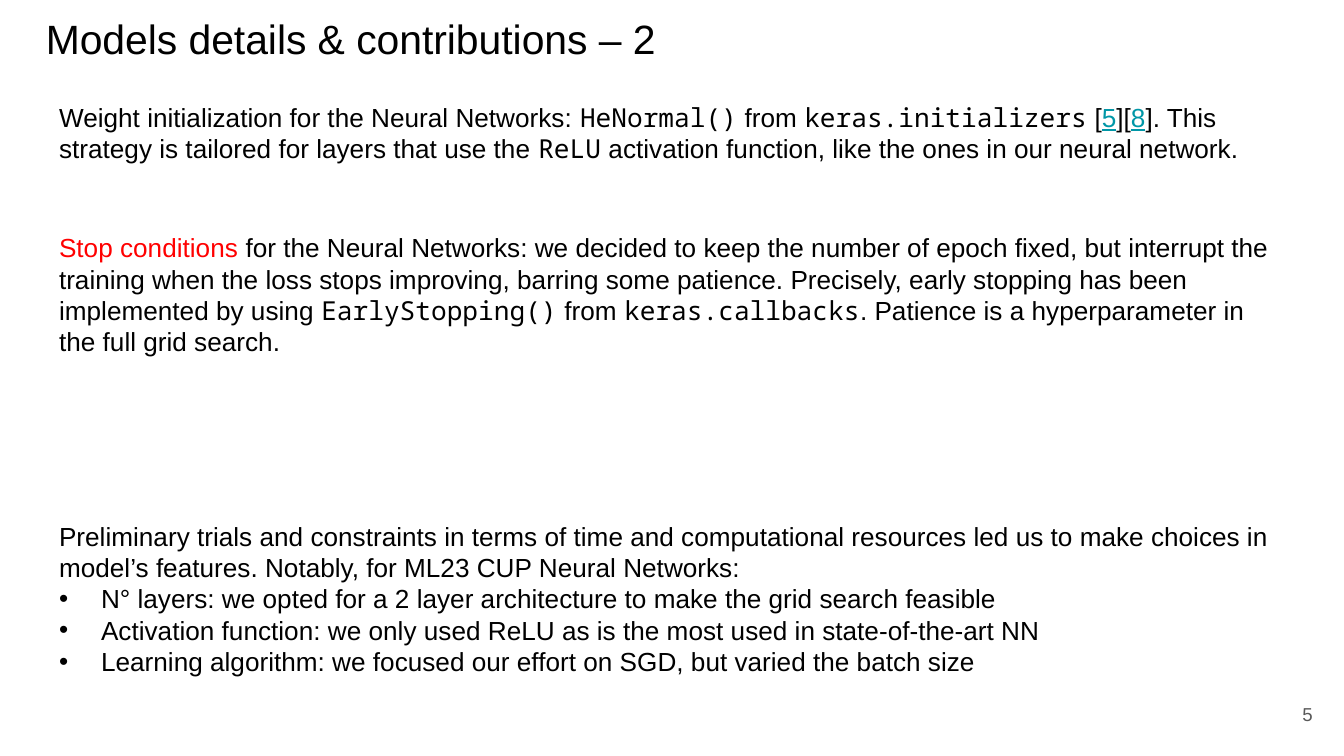
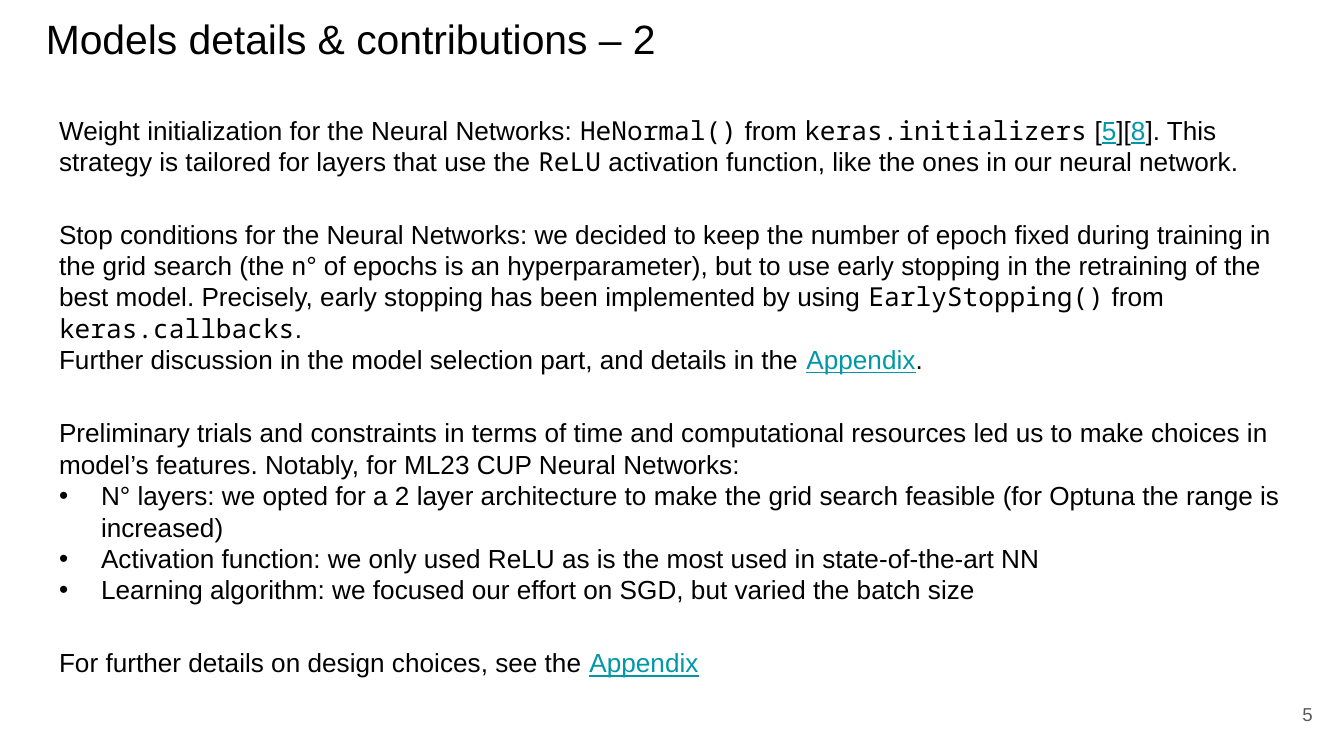
Before and after one commit to paolo-junior-mollica/machine-learning-project, a slide deck: slide 5 of relazione/ML-2023-PRJ-Slides-Demo.pptx. Drawn at 1344x756 pixels with LibreOffice and Linux fonts; fonts in the diff are those of the drawing. Boxes give left, top, right and bottom in pixels: in the first picture for what was removed or moved away, otherwise in the second. Text is boxed around its words. In the diff, an @@ line names an element or a change of style, - is before the commit and + after.

```diff
--- a/relazione/ML-2023-PRJ-Slides-Demo.pptx
+++ b/relazione/ML-2023-PRJ-Slides-Demo.pptx
@@ text "Weight initialization for the Neural ...": place and size @@
-text "Weight initialization for the Neural ..." at bbox=[59, 107, 1238, 164]
+text "Weight initialization for the Neural ..." at bbox=[59, 120, 1238, 177]
@@ text at bbox=[59, 225, 1270, 375]: text changed @@
-Stop conditions for the Neural Networks: we decided to keep the number of epoch fixed, but interrupt the training when the loss stops improving, barring some patience. Precisely, early stopping has been implemented by using EarlyStopping() from keras.callbacks. Patience is a hyperparameter in the full grid search.
+Stop conditions for the Neural Networks: we decided to keep the number of epoch fixed during training in the grid search (the n° of epochs is an hyperparameter), but to use early stopping in the retraining of the best model. Precisely, early stopping has been implemented by using EarlyStopping() from keras.callbacks.
+Further discussion in the model selection part, and details in the Appendix.
@@ text "Preliminary trials and constraints in ...": place and size @@
-text "Preliminary trials and constraints in ..." at bbox=[59, 527, 1267, 677]
+text "Preliminary trials and constraints in ..." at bbox=[59, 423, 1279, 605]
@@ text at bbox=[101, 486, 1279, 542]: text changed @@
-• N° layers: we opted for a 2 layer architecture to make the grid search feasible
+• N° layers: we opted for a 2 layer architecture to make the grid search feasible (for Optuna the range is increased)
@@ text added at bbox=[59, 653, 698, 678], 14 pt, text #000000 @@
+For further details on design choices, see the Appendix
```
Also in this commit, not shown: 11 other slides changed, 5 slides added, 3 slides removed.
